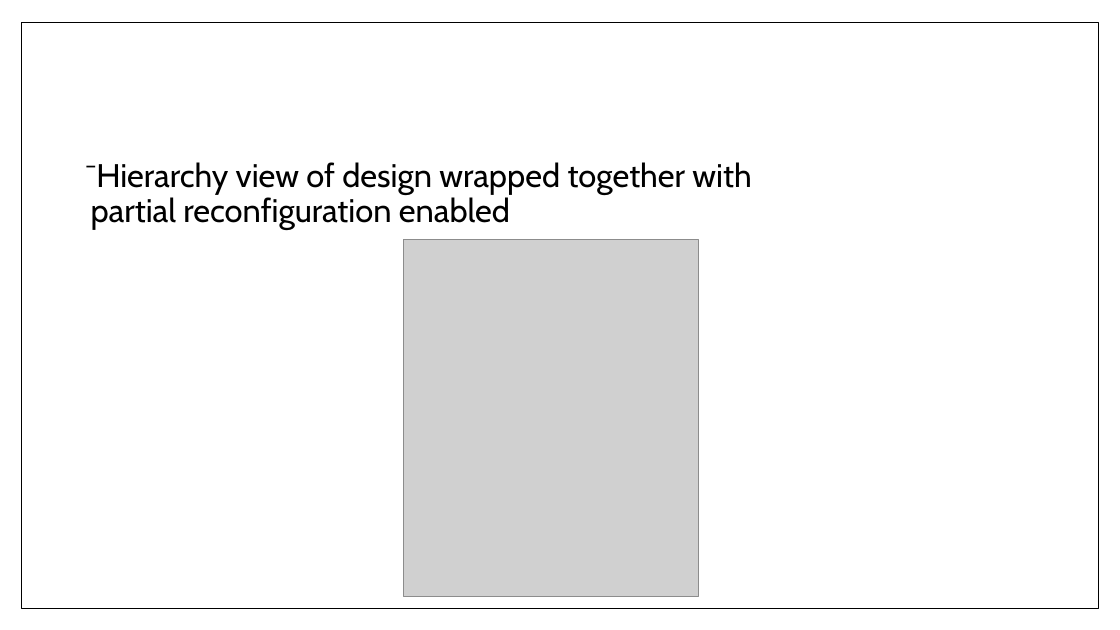
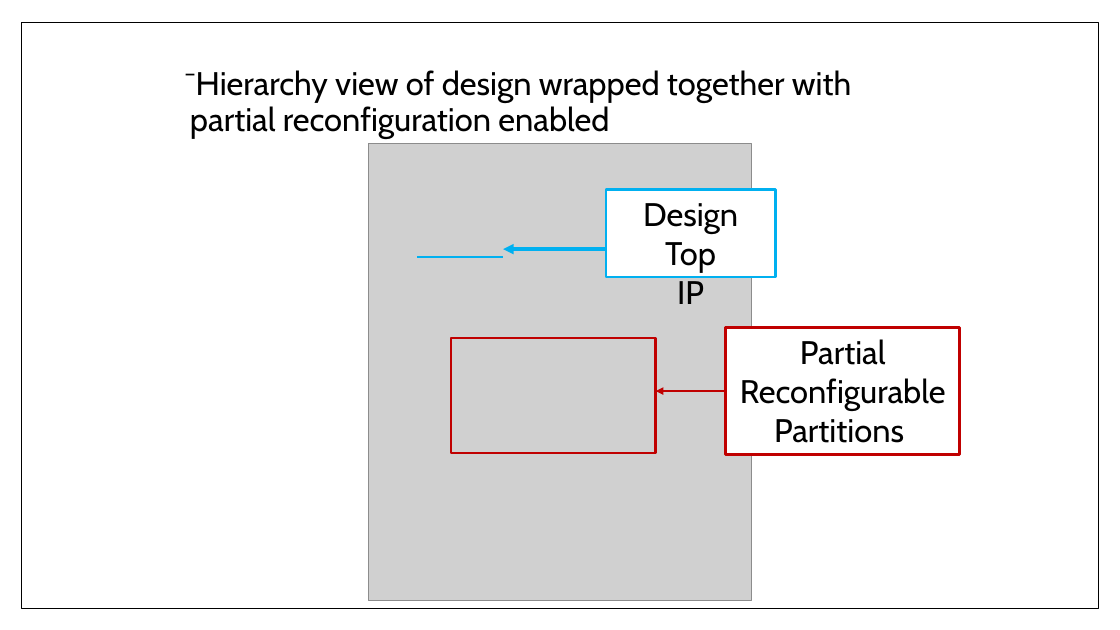
Before and after one commit to monkeyboyfr3sh/ReconHardware, a slide deck: slide 33 of Documents/Presentations/Presentation1.pptx. Drawn at 1120x630 pixels with LibreOffice and Linux fonts; fonts in the diff are those of the drawing; grey boxes stand for pictures. Boxes give left, top, right and bottom in pixels: in the first picture for what was removed or moved away, otherwise in the second. Text is boxed around its words. In the diff, an @@ line names an element or a change of style, - is before the commit and + after.

```diff
--- a/Documents/Presentations/Presentation1.pptx
+++ b/Documents/Presentations/Presentation1.pptx
@@ text "Hierarchy view of design wrapped ...": place and size @@
-text "Hierarchy view of design wrapped ..." at [91, 162, 751, 230]
+text "Hierarchy view of design wrapped ..." at [190, 70, 851, 138]
@@ picture: place and size @@
-picture at [403, 239, 698, 597]
+picture at [369, 143, 752, 601]
@@ rectangle added at [606, 189, 776, 276], fill #FFFFFF, outline #00B0F0 2.25 pt, 28 pt, text #000000 @@
+Design Top
+IP
@@ line added from (418, 257) to (503, 257), #00B0F0 2.25 pt @@
@@ arrow added from (687, 250) to (503, 250), #00B0F0 3 pt @@
@@ rectangle added at [726, 328, 960, 455], fill #FFFFFF, outline #C00000 2.25 pt, 28 pt, text #000000 @@
+Partial Reconfigurable
+Partitions
@@ rectangle added at [451, 338, 656, 453], outline #C00000 2.25 pt @@
@@ arrow added from (726, 392) to (656, 392), #C00000 2.25 pt @@
```
Also in this commit, not shown: 27 other slides changed.
